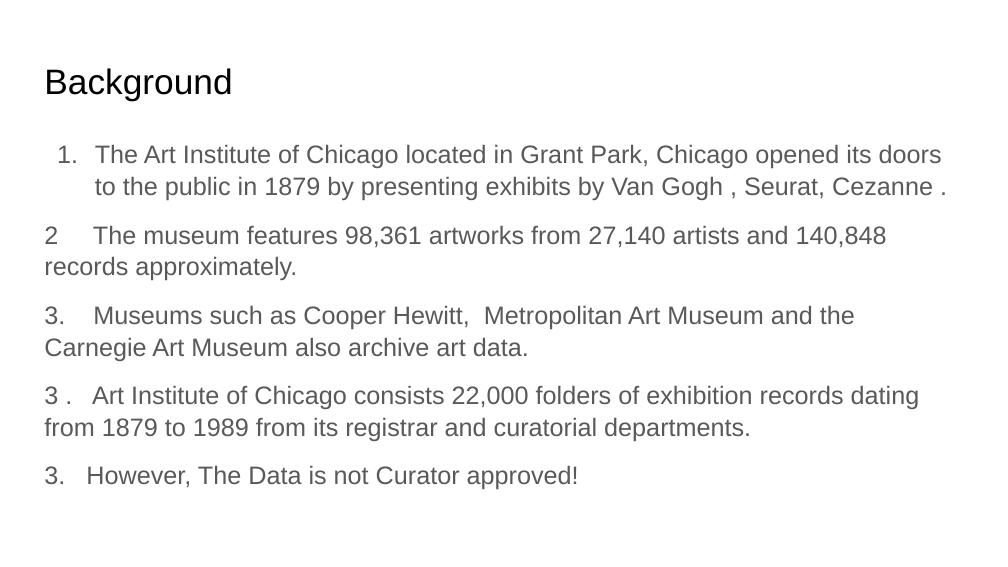
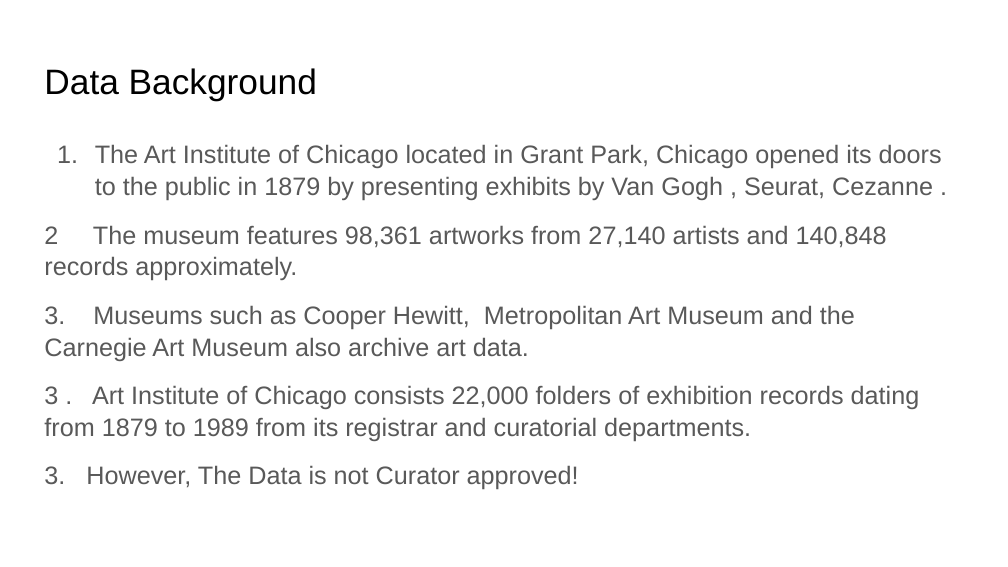
Before and after one commit to IITTeaching/cs520-f23-group-23, a slide deck: slide 2 of main-520-project/CS 520 Data Curation.pptx. Drawn at 1008x567 pixels with LibreOffice and Linux fonts; fonts in the diff are those of the drawing. Boxes give left, top, right and bottom in pixels: in the first picture for what was removed or moved away, otherwise in the second. Text is boxed around its words. In the diff, an @@ line names an element or a change of style, - is before the commit and + after.

```diff
--- a/main-520-project/CS 520 Data Curation.pptx
+++ b/main-520-project/CS 520 Data Curation.pptx
@@ title at <box>44,68,317,100</box>: text changed @@
-Background
+Data Background
```
Also in this commit, not shown: 6 other slides changed, 1 slide added.
